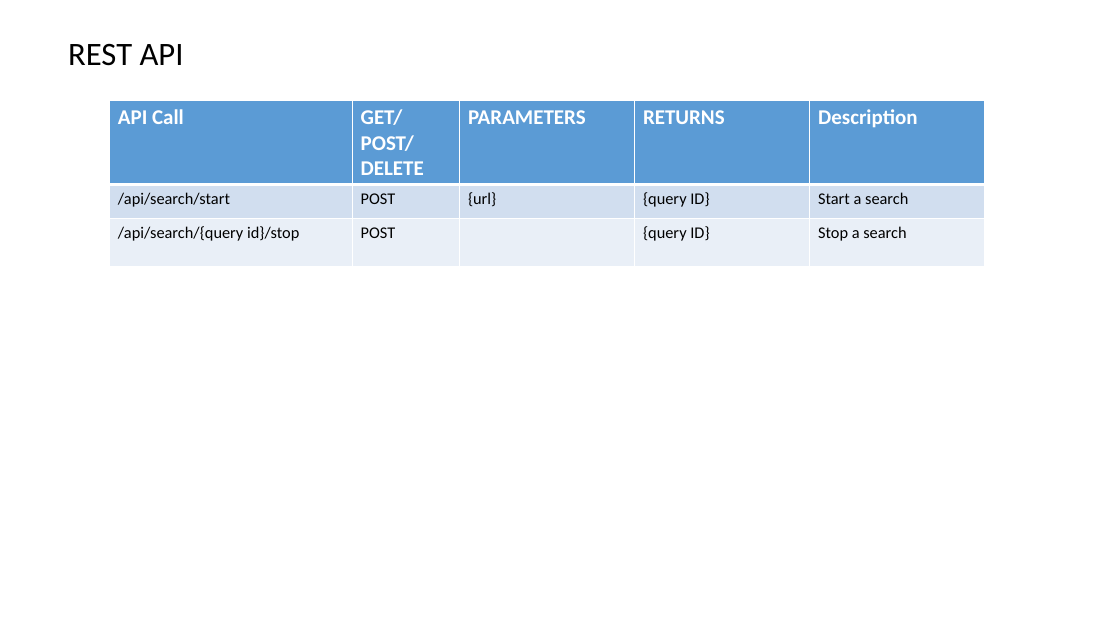
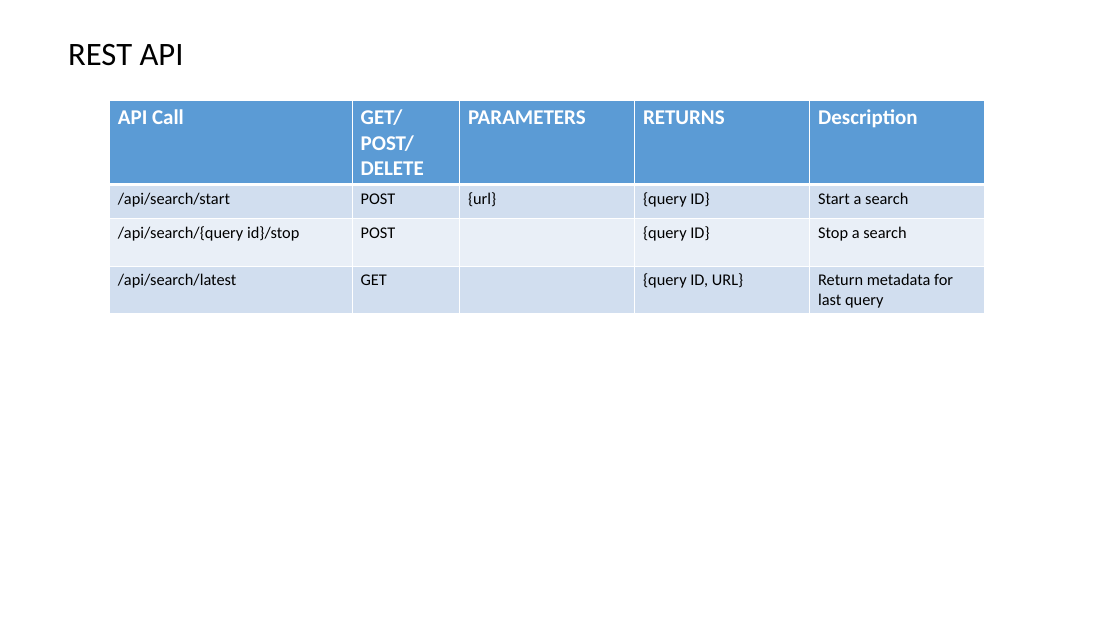
Before and after one commit to datim/squid, a slide deck: slide 20 of docs/design/design.pptx. Drawn at 1120x630 pixels with LibreOffice and Linux fonts; fonts in the diff are those of the drawing. Boxes give left, top, right and bottom in pixels: in the first picture for what was removed or moved away, otherwise in the second. Text is boxed around its words. In the diff, an @@ line names an element or a change of style, - is before the commit and + after.

```diff
--- a/docs/design/design.pptx
+++ b/docs/design/design.pptx
@@ table at (109, 101, 984, 312) @@
+row 4: /api/search/latest | GET |  | {query ID, URL} | Return metadata for last query
```
Also in this commit, not shown: 9 other files.
